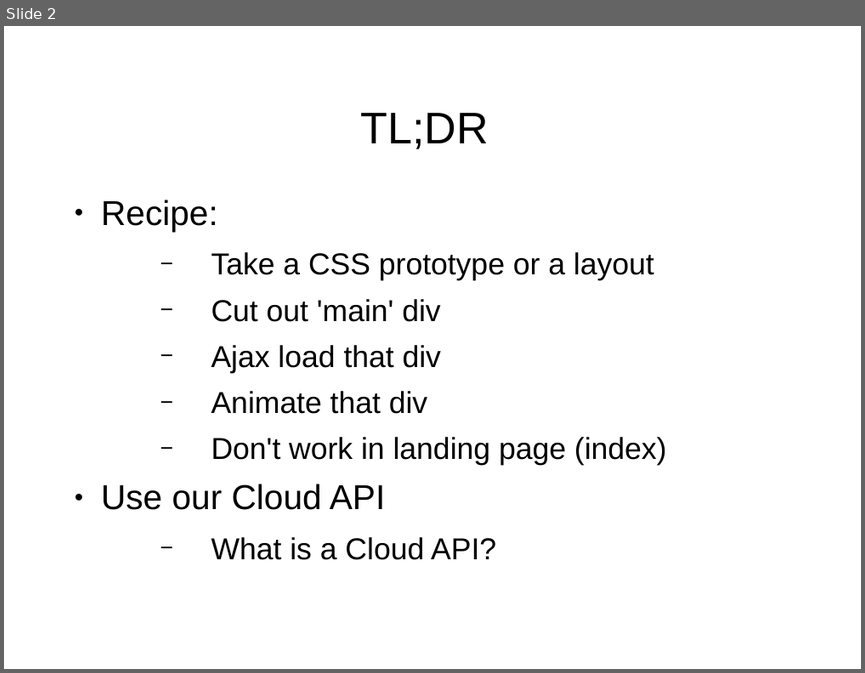
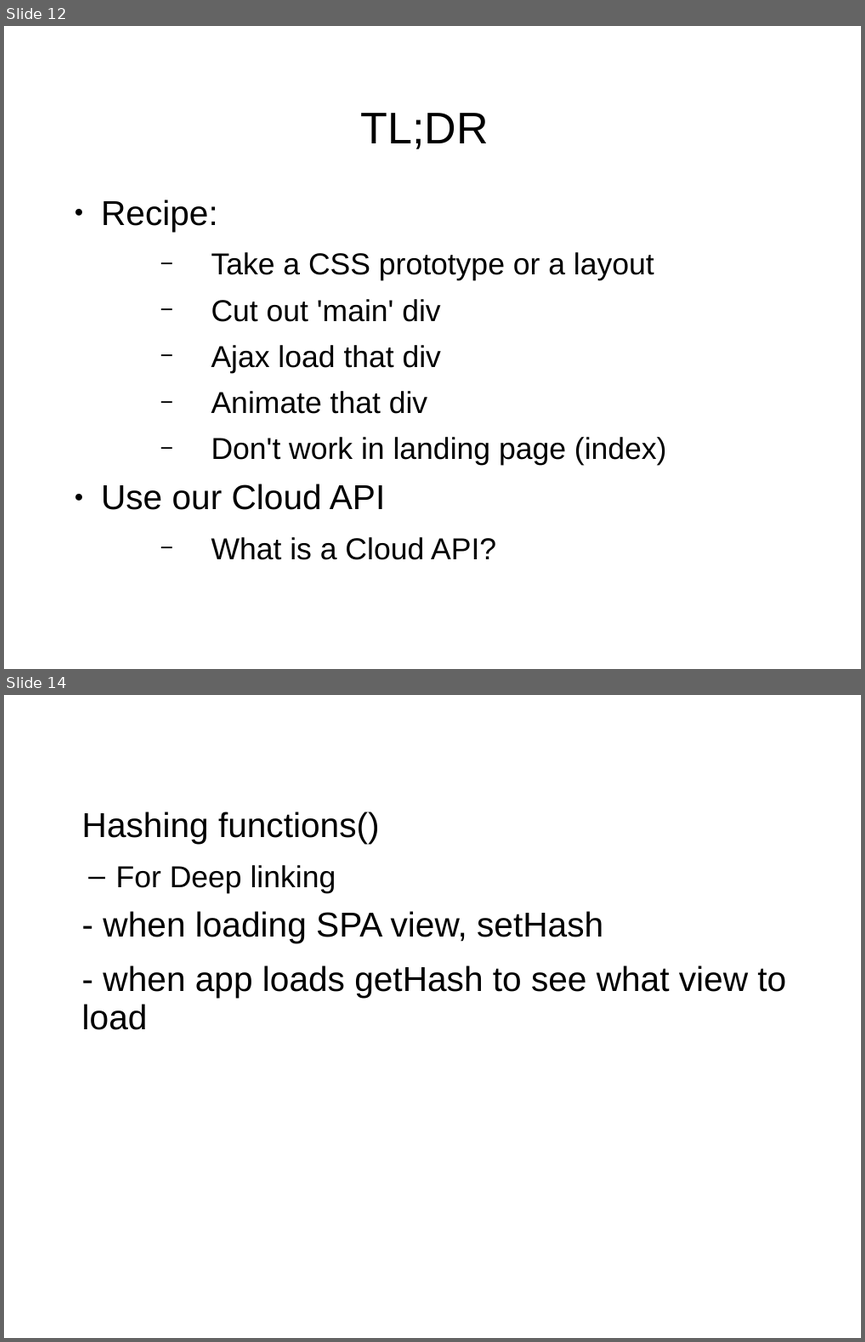
Before and after one commit to shawea/blueGrass, a slide deck: trainTheTrainer/short.odp. Shown one above the other, each under a label of ours: slide 2 before the commit, slides 12 and 14 after it; the slides between them are not shown. The pictures are 865x673 and 865x1342 pixels, drawn with LibreOffice and Linux fonts; fonts in the diff are those of the drawing; background and template pictures are left out. Boxes give left, top, right and bottom in pixels: in the first picture for what was removed or moved away, otherwise in the second. Text is boxed around its words. In the diff, an @@ line names an element or a change of style, - is before the commit and + after.

```diff
--- a/trainTheTrainer/short.odp
+++ b/trainTheTrainer/short.odp
@@ slide 14 added at [4,695,861,1338], background picture (left out) @@
@@ text added at [82,811,786,1030], 32 pt, text #000000 @@
+Hashing functions()
+  – For Deep linking
+- when loading SPA view, setHash
+- when app loads getHash to see what view to load
@@ what was slide 2 is now slide 12 @@
```
Also in this commit, not shown: 12 other slides added, 10 slides removed, 2 other files.
